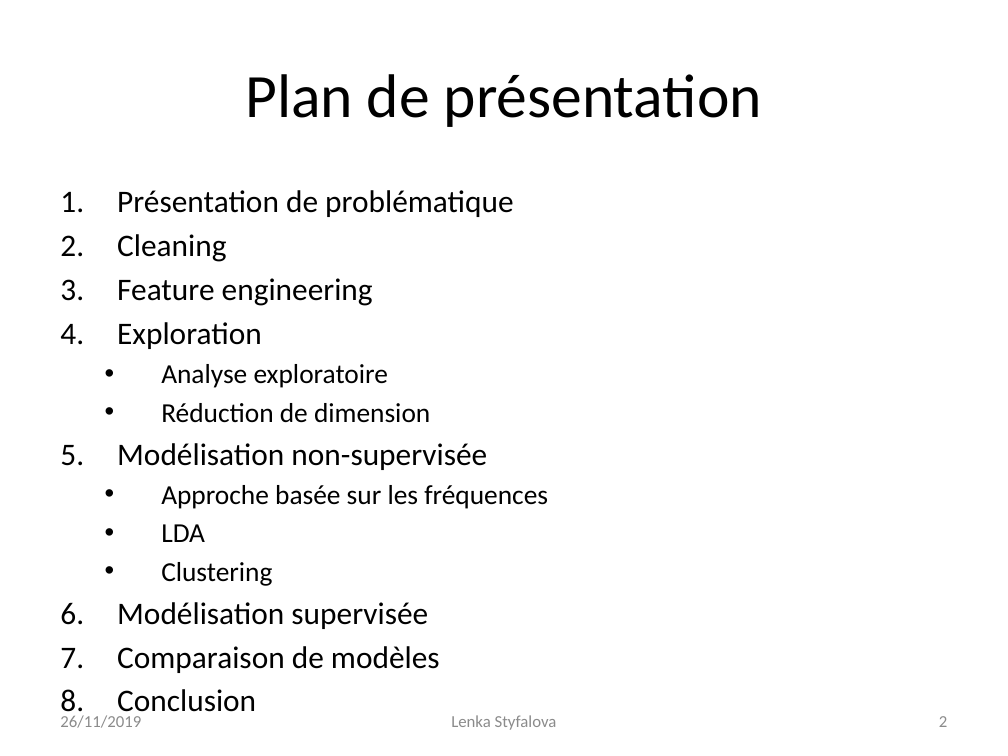
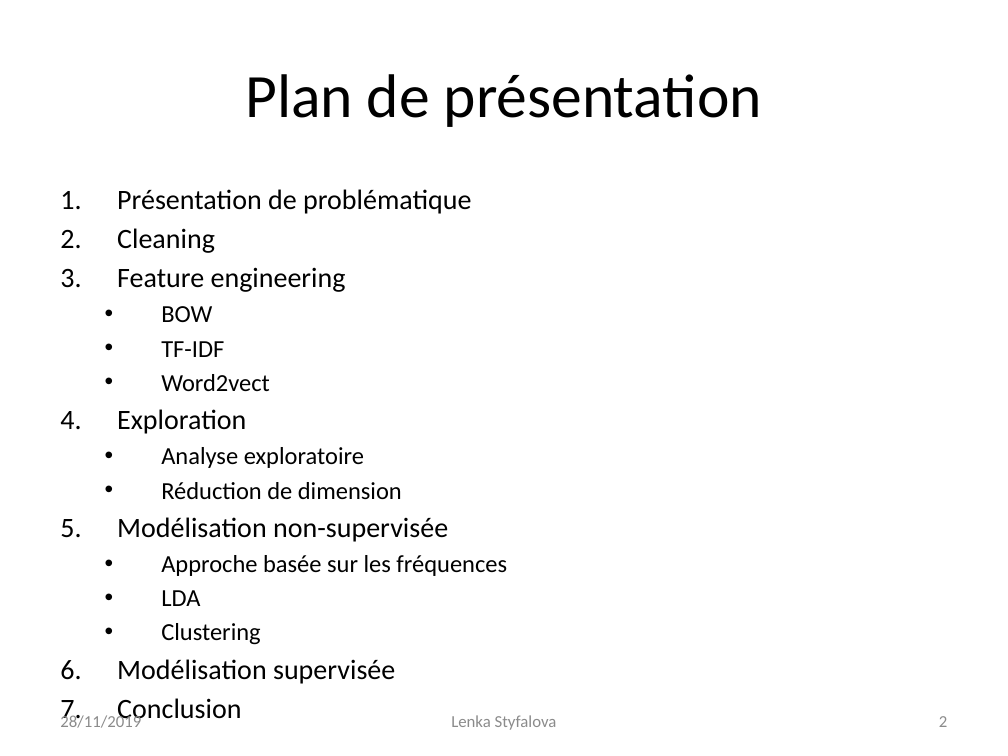
Before and after one commit to Lenka-St/Projet5, a slide deck: slide 2 of Projet 5 - Catégorisez automatiquement des questions.pptx. Drawn at 1008x756 pixels with LibreOffice and Linux fonts; fonts in the diff are those of the drawing. Boxes give left, top, right and bottom in pixels: in the first picture for what was removed or moved away, otherwise in the second. Text is boxed around its words. In the diff, an @@ line names an element or a change of style, - is before the commit and + after.

```diff
--- a/Projet 5 - Catégorisez automatiquement des questions.pptx
+++ b/Projet 5 - Catégorisez automatiquement des questions.pptx
@@ text at (117,189,507,684): size 22.4 to 20 pt in "Présentation de problématique", "Cleaning", "Feature engineering", "Exploration" and 3 more places; size 19.6 to 17.5 pt in "Analyse exploratoire", "Réduction de dimension", "Approche basée sur les fréquences", "LDA" and 1 more places @@
@@ text at (161,306,270,391): paragraphs added @@
+  • BOW
+  • TF-IDF
+  • Word2vect
@@ text at (117,646,440,673): paragraph removed @@
-7. Comparaison de modèles
@@ text at (60,714,141,728): text changed @@
-26/11/2019
+28/11/2019
```
Also in this commit, not shown: 16 other slides changed, 8 slides added, 1 slide removed.
